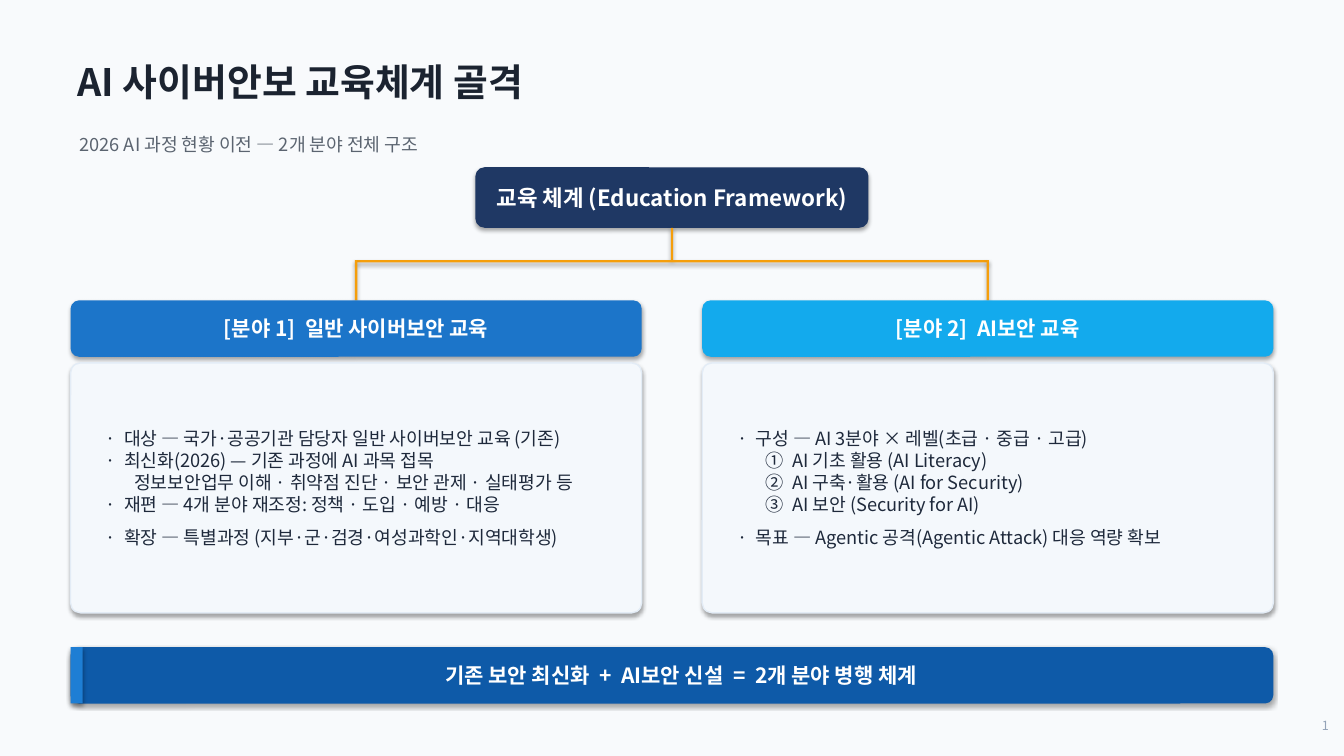
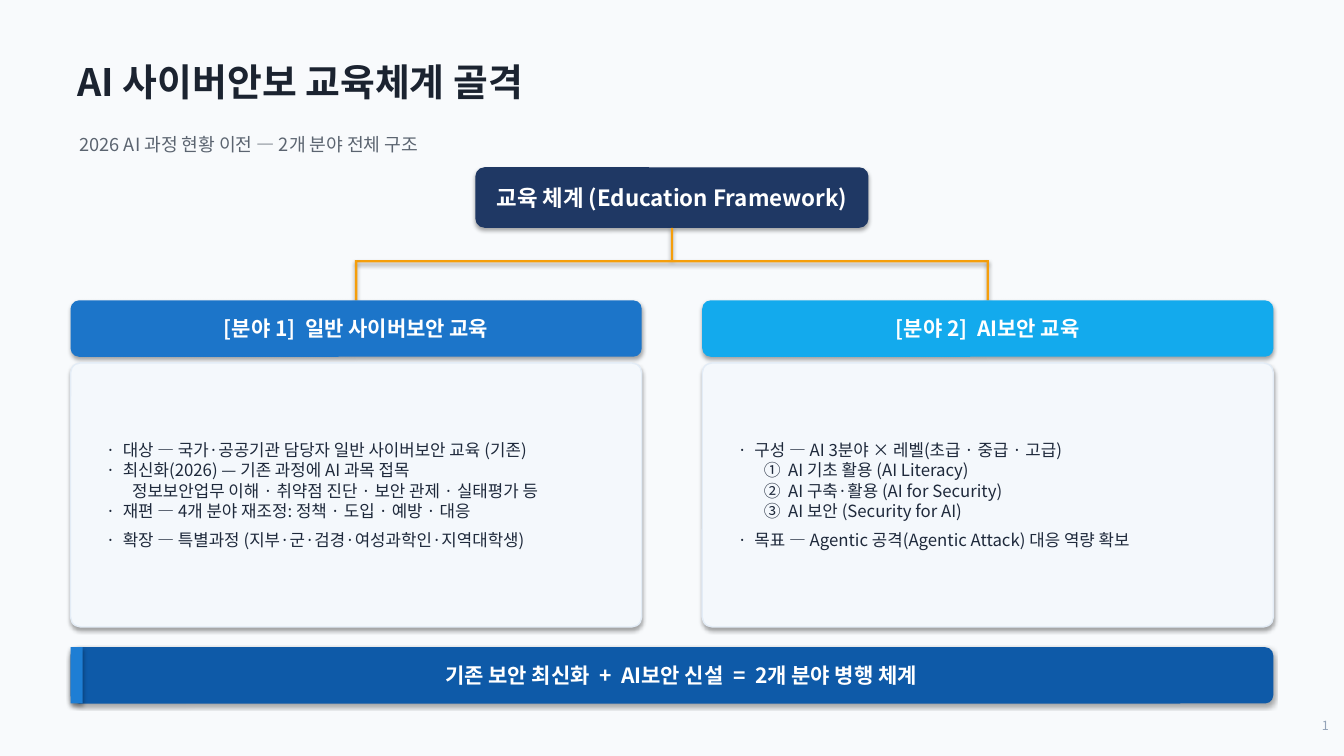
Before and after one commit to escavan/cstec-plan, a slide deck: slide 1 of 산출물/슬라이드/cstec-교육체계골격.pptx. Drawn at 1344x756 pixels with LibreOffice and Linux fonts; fonts in the diff are those of the drawing. Boxes give left, top, right and bottom in pixels: in the first picture for what was removed or moved away, otherwise in the second. Text is boxed around its words. In the diff, an @@ line names an element or a change of style, - is before the commit and + after.

```diff
--- a/산출물/슬라이드/cstec-교육체계골격.pptx
+++ b/산출물/슬라이드/cstec-교육체계골격.pptx
@@ rounded rectangle at (71, 363, 642, 627): proportions changed @@
@@ rounded rectangle: place and size @@
-rounded rectangle at (71, 363, 642, 613)
+rounded rectangle at (71, 363, 642, 627)
@@ text "· 대상 — 국가·공공기관 담당자 ..." at (123, 442, 538, 549): size 13 to 12 pt; line spacing 1.5 to 1.45 @@
@@ rounded rectangle: place and size @@
-rounded rectangle at (703, 363, 1274, 613)
+rounded rectangle at (703, 363, 1274, 627)
@@ rounded rectangle at (703, 363, 1274, 627): proportions changed @@
@@ text "· 구성 — AI 3분야 ..." at (754, 442, 1130, 550): size 13 to 12 pt; line spacing 1.5 to 1.45 @@
```
Also in this commit, not shown: 3 slides added, 8 other files.
